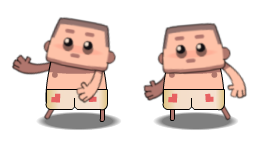
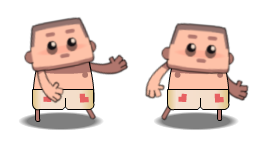
Layered file, before and after one edit (w=266, h=145). Changes by layer:
painted on "Mouth #1" over [59, 52, 81, 59]
painted on "Left eye #1" over [61, 27, 79, 53]
painted on "Right eye #1" over [44, 31, 96, 56]
painted on "Skull #1" over [23, 16, 117, 73]
painted on "Right arm #1" over [34, 57, 106, 104]
painted on "Pants #1" over [32, 89, 108, 111]
painted on "Right Leg #1" over [35, 99, 105, 122]
painted on "Left leg #1" over [43, 98, 97, 121]
painted on "Body #1" over [32, 52, 108, 107]
painted on "Left arm #1" over [11, 53, 129, 76]
painted on "Shadow #1" over [19, 112, 121, 130]
painted on "Mouth #2" over [184, 57, 208, 64]
painted on "Left eye #2" over [173, 35, 219, 60]
painted on "Right eye #2" over [184, 34, 208, 58]
painted on "Skull #2" over [156, 22, 236, 75]
painted on "Right arm #2" over [144, 56, 248, 100]
painted on "Pants #2" over [162, 89, 230, 111]
painted on "Right Leg #2" over [160, 98, 232, 121]
painted on "Left leg #2" over [169, 100, 223, 121]
painted on "Body #2" over [162, 52, 230, 107]
painted on "Left arm #2" over [143, 59, 249, 102]
painted on "Shadow #2" over [153, 112, 239, 130]
